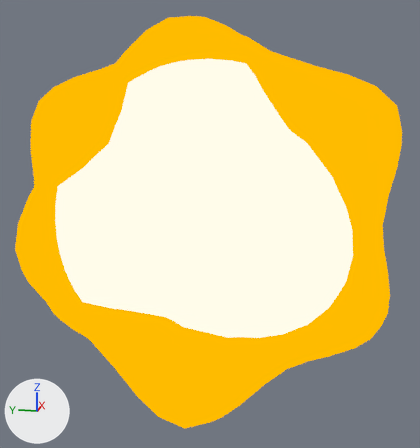
Before and after pictures for a commit that changed the Blender file Assets/Blender/sun_gizmo.blend.
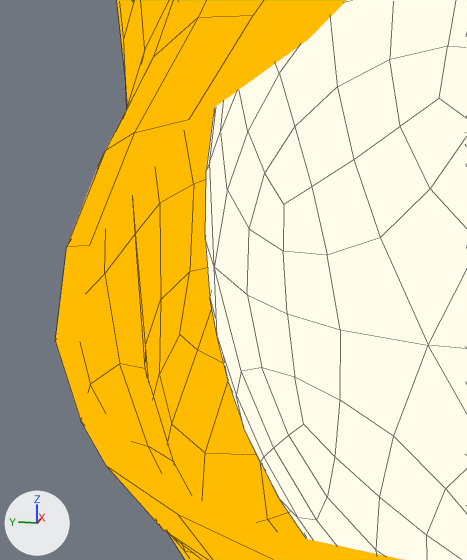
The first picture shows the older version from a camera (50 mm lens) standing at (-1.626, -0.33, 0.376) and looking at (0.213, 0.037, -0.084). The close-ups show both versions on the part from 0% to 30% of the width and 35% to 69% of the height of that picture; other places that the commit changed are outside them. The axes (+X, +Y, +Z) are drawn at lower left. The lights are the same throughout. The close-ups show mesh edges as thin lines. Everything nearer to the camera than a plane just in front of the edit is cut away.

Names of what the first close-up shows: 'Icosphere', 'Solid'.
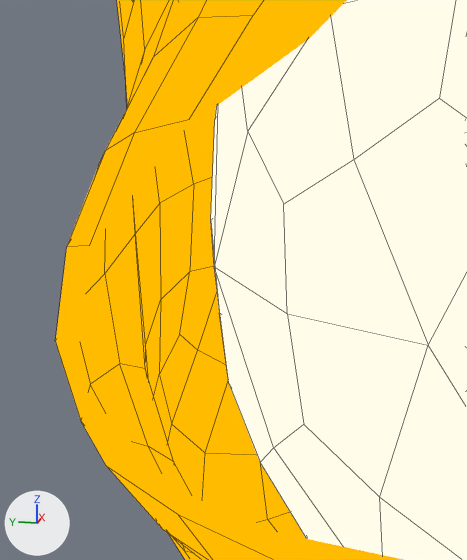
The edits, one by one:
Object 'Icosphere' (ob_icosphere) has a SUBSURF modifier named 'Subdivision'.
Modifier setting removed (it was levels = 2).
Modifier setting: render_levels = 1.

Location of each change, (x1, y1, x2, y2) in pixels of the close-ups (467 x 560 px):
'Icosphere', modifiers changed
    before: (205, 0, 467, 560)
    after: (211, 0, 467, 560)
